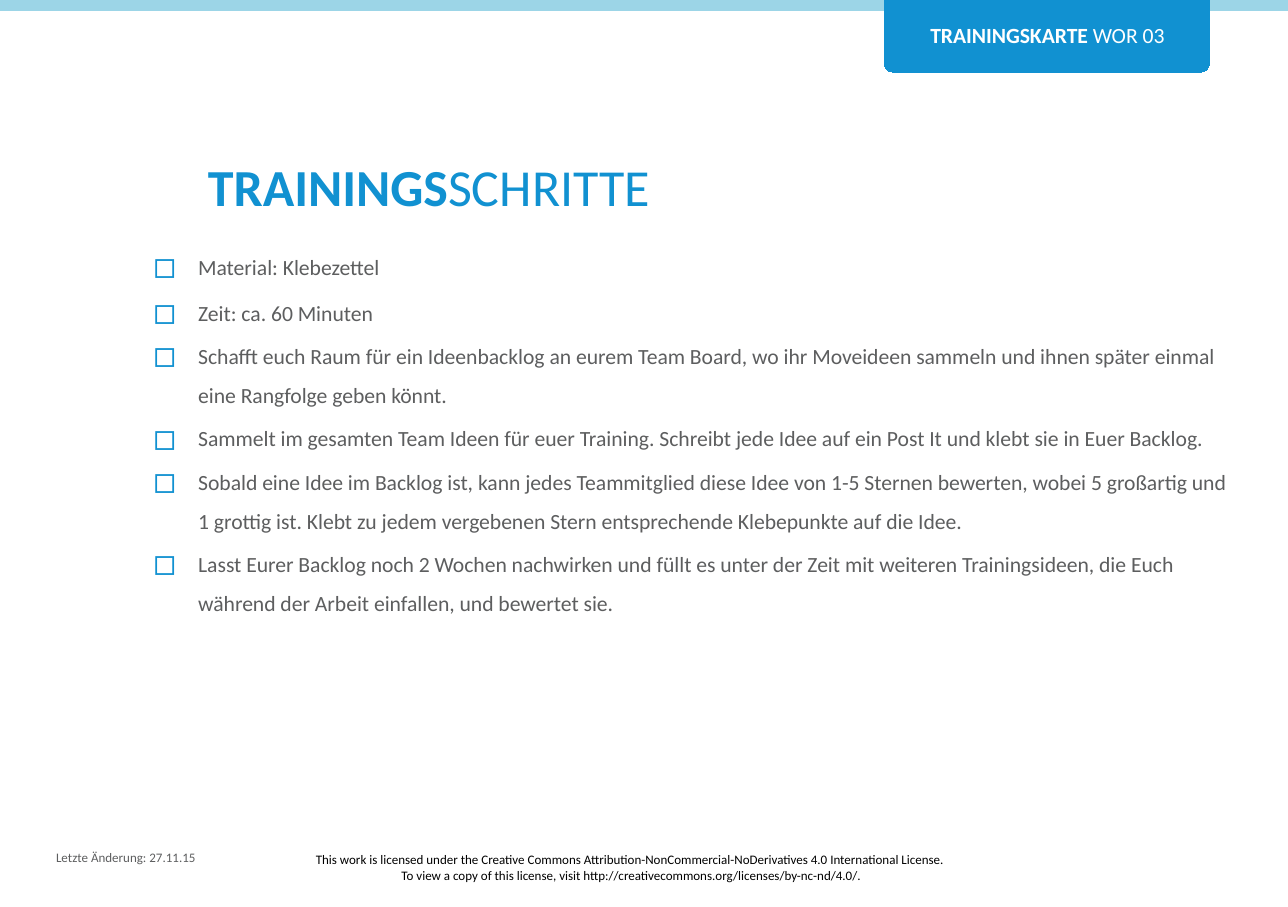
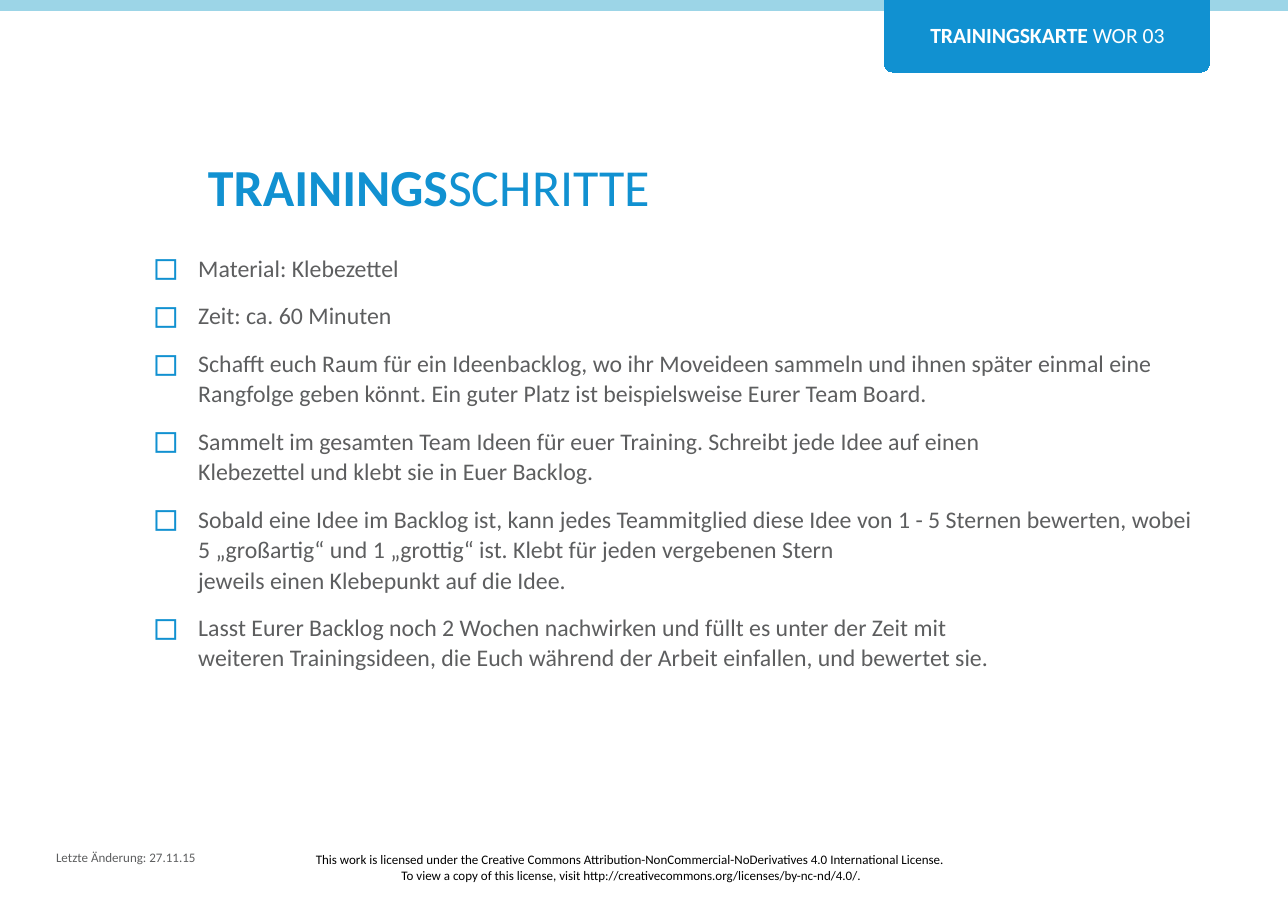
Before and after one commit to Teamtool/training-materials, a slide deck: slide 2 of training-cards/agile moves/Workshops (WOR)/ger/apprentice/ger_WOR_03_Trainingsideen_sammeln_AM_A.pptx. Drawn at 1288x907 pixels with LibreOffice and Linux fonts; fonts in the diff are those of the drawing; background and template pictures are left out. Boxes give left, top, right and bottom in pixels: in the first picture for what was removed or moved away, otherwise in the second. Text is boxed around its words. In the diff, an @@ line names an element or a change of style, - is before the commit and + after.

```diff
--- a/training-cards/agile moves/Workshops (WOR)/ger/apprentice/ger_WOR_03_Trainingsideen_sammeln_AM_A.pptx
+++ b/training-cards/agile moves/Workshops (WOR)/ger/apprentice/ger_WOR_03_Trainingsideen_sammeln_AM_A.pptx
@@ text at (198,260,988,670): size 10 to 11 pt in "Material: Klebezettel", "Zeit: ca. 60 Minuten", "Lasst Eurer Backlog noch 2 Wochen nachwirken ..."; line spacing 13pt to 14pt; line spacing 1.5 to 14pt; more space between paragraphs @@
@@ text at (198,355,1191,593): text changed; size 10 to 11 pt @@
-◻ Schafft euch Raum für ein Ideenbacklog an eurem Team Board, wo ihr Moveideen sammeln und ihnen später einmal eine Rangfolge geben könnt.
-◻ Sammelt im gesamten Team Ideen für euer Training. Schreibt jede Idee auf ein Post It und klebt sie in Euer Backlog.
-◻ Sobald eine Idee im Backlog ist, kann jedes Teammitglied diese Idee von 1-5 Sternen bewerten, wobei 5 großartig und 1 grottig ist. Klebt zu jedem vergebenen Stern entsprechende Klebepunkte auf die Idee.
+◻ Schafft euch Raum für ein Ideenbacklog, wo ihr Moveideen sammeln und ihnen später einmal eine Rangfolge geben könnt. Ein guter Platz ist beispielsweise Eurer Team Board.
+◻ Sammelt im gesamten Team Ideen für euer Training. Schreibt jede Idee auf einen
+  Klebezettel und klebt sie in Euer Backlog.
+◻ Sobald eine Idee im Backlog ist, kann jedes Teammitglied diese Idee von 1 - 5 Sternen bewerten, wobei 5 „großartig“ und 1 „grottig“ ist. Klebt für jeden vergebenen Stern
+  jeweils einen Klebepunkt auf die Idee.
```
Also in this commit, not shown: 1 other slide changed, 1 other file.
